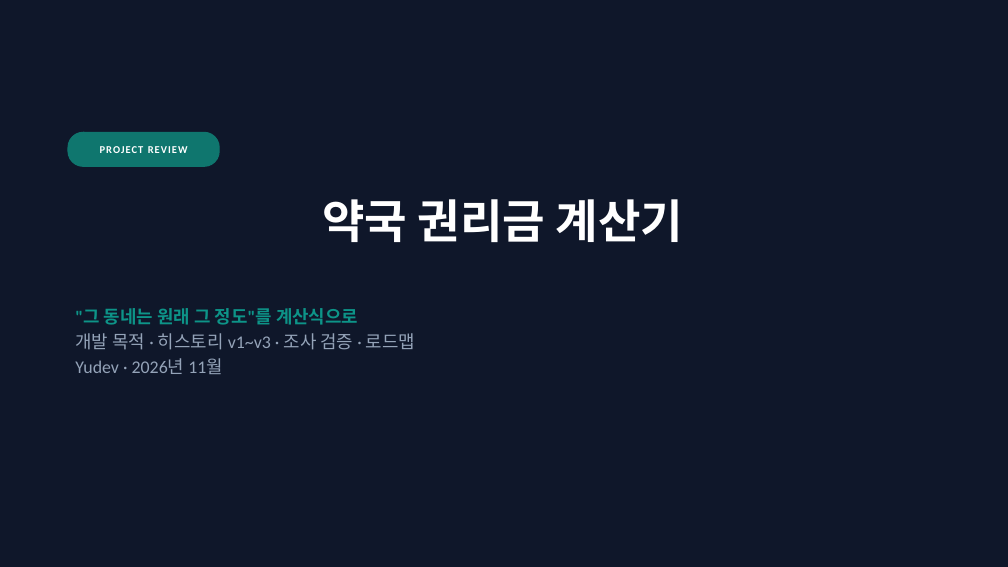
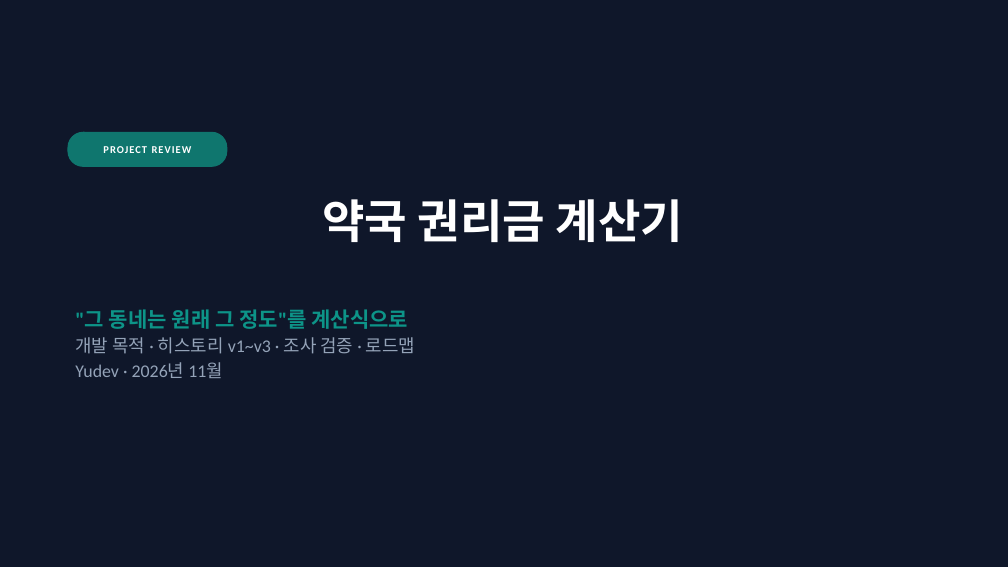
Before and after one commit to YUSEONCHUN/calculating, a slide deck: slide 1 of doc/slides/권리금계산기_프로젝트.pptx. Drawn at 1008x567 pixels with LibreOffice and Linux fonts; fonts in the diff are those of the drawing. Boxes give left, top, right and bottom in pixels: in the first picture for what was removed or moved away, otherwise in the second. Text is boxed around its words. In the diff, an @@ line names an element or a change of style, - is before the commit and + after.

```diff
--- a/doc/slides/권리금계산기_프로젝트.pptx
+++ b/doc/slides/권리금계산기_프로젝트.pptx
@@ text "PROJECT REVIEW": place and size @@
-text "PROJECT REVIEW" at box(100, 146, 188, 153)
+text "PROJECT REVIEW" at box(103, 146, 192, 153)
@@ rounded rectangle: place and size @@
-rounded rectangle at box(68, 132, 219, 166)
+rounded rectangle at box(68, 132, 227, 166)
@@ text at box(75, 309, 408, 329): size 17 to 20 pt in ""그 동네는 원래 그 정도"를 계산식으로" @@
```
Also in this commit, not shown: 7 other slides changed, 14 slides added, 10 slides removed, 8 other files.
